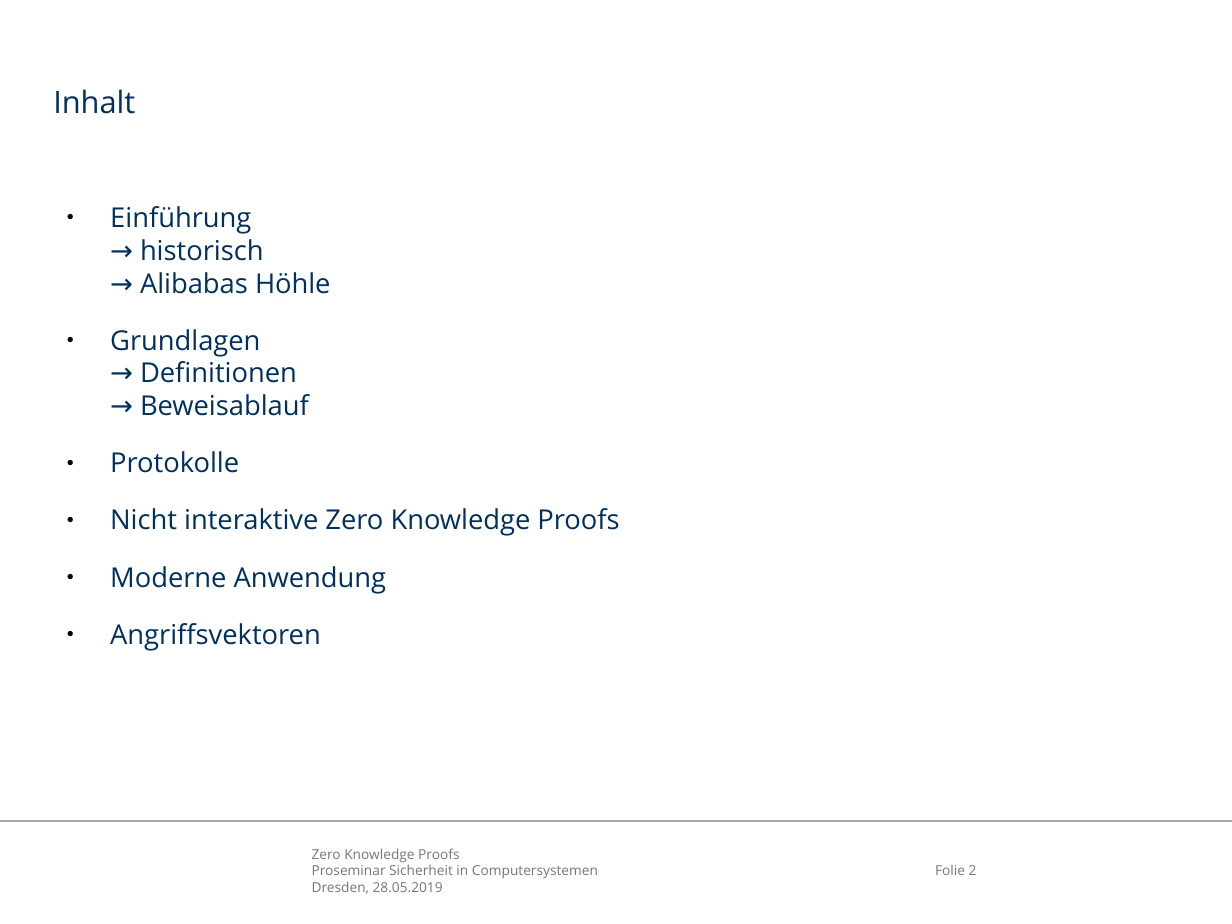
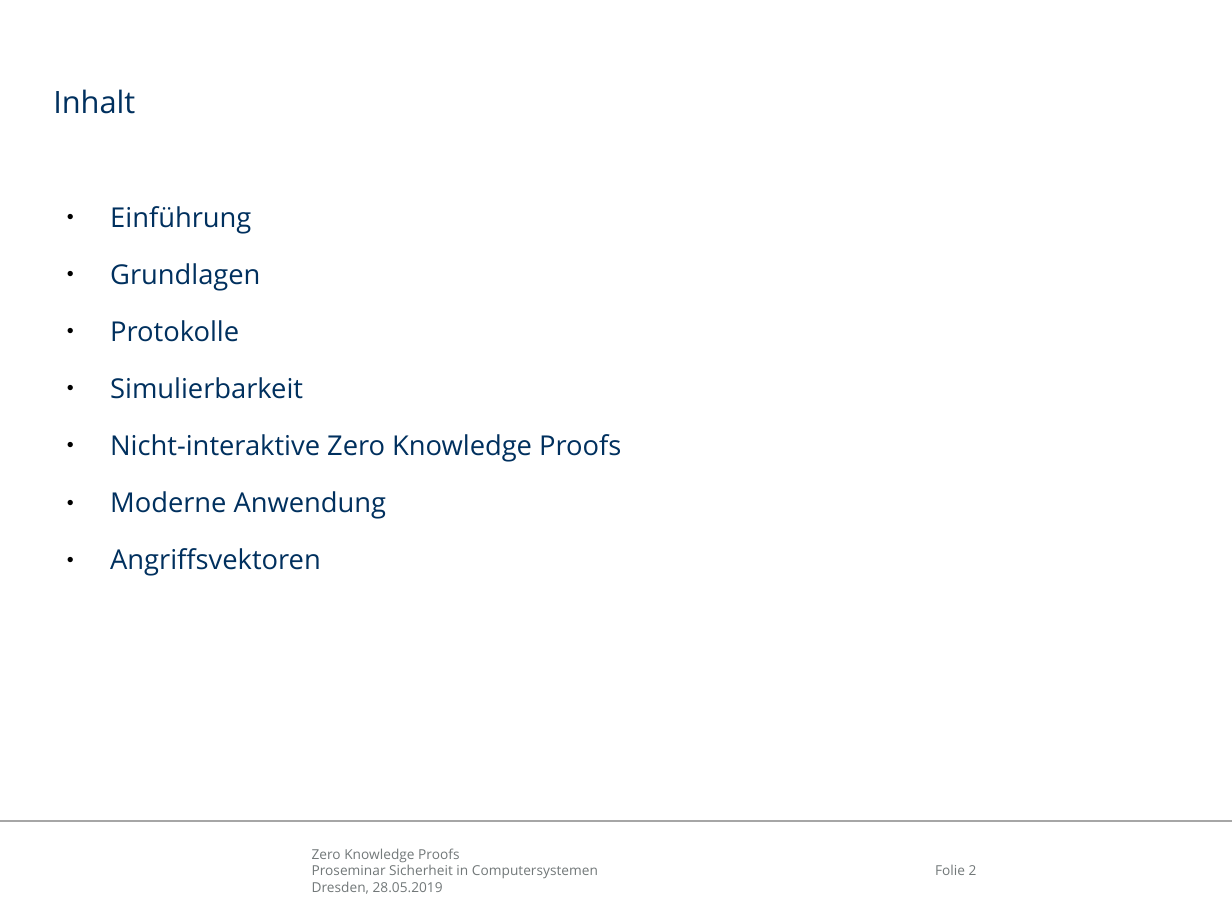
Before and after one commit to mostermann96/Presentations, a slide deck: slide 2 of ZKP.odp. Drawn at 1232x924 pixels with LibreOffice and Linux fonts; fonts in the diff are those of the drawing; background and template pictures are left out. Boxes give left, top, right and bottom in pixels: in the first picture for what was removed or moved away, otherwise in the second. Text is boxed around its words. In the diff, an @@ line names an element or a change of style, - is before the commit and + after.

Commit message:
9 slides

```diff
--- a/ZKP.odp
+++ b/ZKP.odp
@@ text at box(110, 206, 260, 291): text changed @@
-● Einführung
-  → historisch
-  → Alibabas Höhle
-● Grundlagen
-  → Definitionen
-  → Beweisablauf
+● Einführung
+● Grundlagen
@@ text at box(110, 377, 621, 462): text changed @@
-● Nicht interaktive Zero Knowledge Proofs
+● Simulierbarkeit
+● Nicht-interaktive Zero Knowledge Proofs
```
Also in this commit, not shown: 6 slides added, 1 slide removed, 1 other file.
